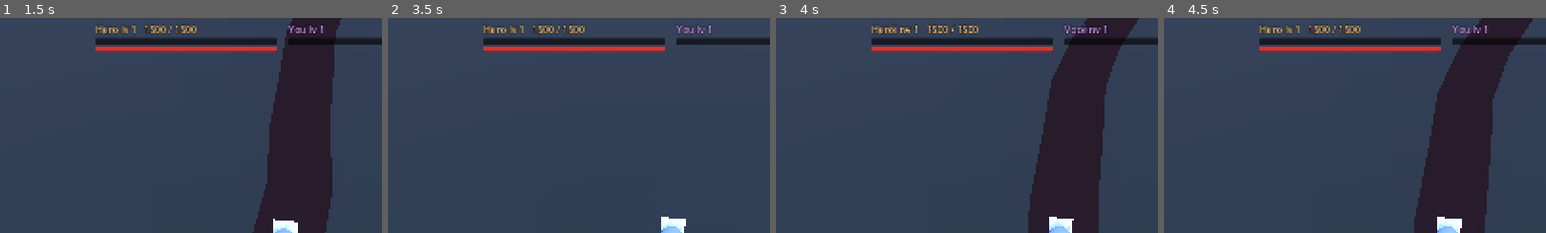
Above: before the commit, frames 1-4 (left to right).
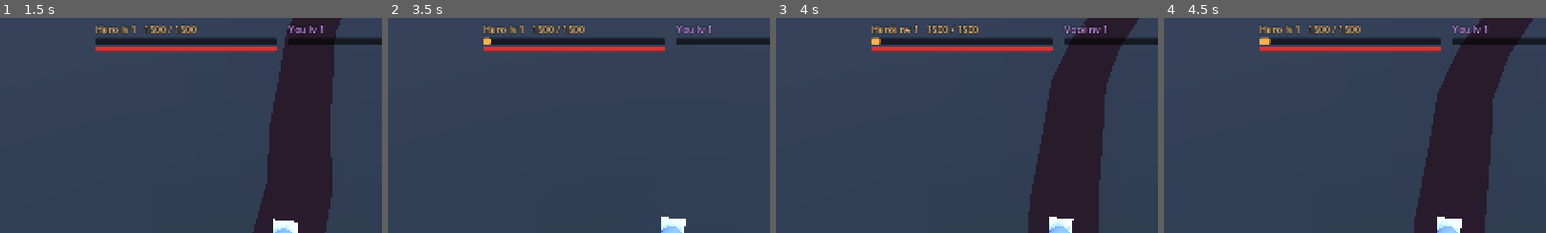
Above: after the commit, the same moments.

Repository: gabriellazycat/LastBoss
Game: Godot game, scene res://game/main.tscn
Same seed, same stepped clock (60 frames per second), same inputs: the game is played once before the commit and once after it.
Inputs (mouse positions are % of the whole screen's width and height, from its top left):
- Up to frame 1 (1.5 s): click (1, 8) at 0.52 s; click "Horda Muitas unidades baratas…" at 1.25 s
- Up to frame 2 (3.5 s): click "Português" at 2 s; click "English" at 2.75 s
- Up to frame 3 (4 s): click "Português" at 3.5 s
- Up to frame 4 (4.5 s): click "English" at 4.25 s
The pictures show only the part of the screen within x 13-63%, y 0-50%; the shares and areas given below are measured in that part.

Frame 1 is identical in both runs. In frame 2, less than 0.1% of the frame differs, in the area x 25-27%, y 8-13%; in frame 3, less than 0.1%; in frame 4, 0.1%, in the area x 25-28%, y 8-13%.

Commit message:
Bots Heurístico, Economista e Enxame; XP de treino do herói; ajustador automático
Co-Authored-By: Claude Opus 5.5 <noreply@anthropic.com>

Diff:
--- a/bots/player_bot.gd
+++ b/bots/player_bot.gd
@@ -25,6 +25,8 @@
 	next_t = sim.t + float(P.get("think_interval", 0.5))
 	if kind == "greedy":
 		_greedy(sim)
+	elif kind == "smart":
+		_smart(sim)
 	else:
 		_random(sim)
 
@@ -89,6 +91,131 @@
 						far = k
 			if far >= 0:
 				sim.teleport(far)
+
+
+# ---------------------------------------------------------------- perfil "smart" (Heurístico, Economista, Enxame)
+
+func _shrine_ahead(sim: Sim) -> Dictionary:
+	var look := float(P.get("shrine_lookahead", 0.0))
+	if look <= 0.0:
+		return {}
+	var h := Vector2(sim.hero.x, sim.hero.y)
+	for loc in sim.road.locations:
+		if loc["type"] == "shrine" and loc["state"] == SimRoad.LocState.ACTIVE and sim.road.is_on_route(loc):
+			if loc["entered"] or h.distance_to(loc["pos"]) < look:
+				return loc
+	return {}
+
+
+func _smart_value(sim: Sim, c: Sim.CardInst) -> float:
+	var d := c.def
+	var cost := sim.card_cost(c)
+	if d.category == "field" and cost > int(P.get("max_cost", 10)):
+		return -1.0
+	var v := float(cost) + d.rarity * 0.5
+	var h := sim.hero
+	match d.category:
+		"lair":
+			if sim.t < float(P.get("lair_until", 0)):
+				v += float(P.get("lair_bonus", 0.0))
+			else:
+				v -= 2.0
+		"route":
+			v -= 1.0
+		"finisher":
+			v += 6.0
+	if d.is_unit and d.arch == K.Arch.SWARM and h.hp_frac() > 0.85:
+		v -= float(P.get("xp_aversion", 0.0))
+	var combo := float(P.get("combo", 0.0))
+	if d.id == "goblin_dynamiter" and (h.slow_t > 0.0 or h.soaked_t > 0.0 or h.root_t > 0.0):
+		v += combo
+	if (d.id == "web" or d.id == "boiling_oil") and sim.elixir >= cost + 3:
+		for o in sim.hand:
+			if o and o.def.id == "goblin_dynamiter":
+				v += combo * 0.7
+	if d.id == "shadow_bolt" and h.shield_hp > 0.0:
+		v += 1.0
+	if d.id == "soul_feast" and not _feast_ok(sim):
+		return -1.0
+	return v
+
+
+func _smart(sim: Sim) -> void:
+	var shrine := _shrine_ahead(sim)
+	var counting: bool = shrine.size() > 0 and shrine["entered"]
+	if shrine.size() > 0 and not counting and sim.elixir < float(P.get("shrine_reserve", 0)):
+		return
+	for _n in 3:
+		var best := -1
+		var best_v := 0.0
+		for i in sim.hand.size():
+			var b := sim.can_play(i)
+			if b == K.Block.WRONG_PHASE or b == K.Block.STACK_LIMIT:
+				if sim.elixir < sim.elixir_max - 0.5 or sim.phase == K.Phase.ARENA:
+					sim.sacrifice(i)
+					return
+				continue
+			if b != K.Block.OK:
+				continue
+			var v := _smart_value(sim, sim.hand[i])
+			if v > best_v:
+				best_v = v
+				best = i
+		if best < 0:
+			break
+		var c: Sim.CardInst = sim.hand[best]
+		var pos := _smart_target(sim, c, shrine if counting else {})
+		if sim.play(best, pos.x, pos.y) != K.Block.OK:
+			break
+	if sim.phase == K.Phase.ARENA:
+		_smart_arena(sim)
+
+
+func _smart_target(sim: Sim, c: Sim.CardInst, shrine: Dictionary) -> Vector2:
+	var d := c.def
+	var h := Vector2(sim.hero.x, sim.hero.y)
+	if d.category != "field" or d.is_spell:
+		return _target(sim, c, false)
+	if sim.phase == K.Phase.ARENA:
+		var b := Vector2(sim.arena.bx, sim.arena.by)
+		return b + (h - b).normalized() * 3.5
+	if shrine.size() > 0:
+		var sp: Vector2 = shrine["pos"]
+		var v := sp - h
+		if v.length() < 3.5:
+			v = (v if v.length() > 0.1 else Vector2(1, 0)).normalized() * 4.0
+		return h + v
+	var face := Vector2(sim.hero.face_x, sim.hero.face_y)
+	var fwd := _forward(sim)
+	var behind := float(P.get("behind", 0.0))
+	match d.arch:
+		K.Arch.TANK:
+			return h + fwd * 5.0
+		K.Arch.STRUCTURE:
+			return h + fwd.rotated(rng.randf_range(-0.5, 0.5)) * 9.0
+		K.Arch.SHOOTER:
+			return h + (-face).rotated(rng.randf_range(-1.0, 1.0)) * 8.0
+	# Corpo a corpo: atrás do escudo frontal.
+	var dir := fwd.lerp(-face, behind).normalized()
+	if dir.length() < 0.1:
+		dir = -face
+	return h + dir.rotated(rng.randf_range(-0.6, 0.6)) * 4.5
+
+
+func _smart_arena(sim: Sim) -> void:
+	var A := sim.arena
+	var h := Vector2(sim.hero.x, sim.hero.y)
+	if h.distance_to(Vector2(A.bx, A.by)) < float(P.get("teleport_distance", 3.5)):
+		var far := -1
+		var fd := 0.0
+		for k in A.altar_pos.size():
+			if A.can_teleport(k):
+				var d := h.distance_to(A.altar_pos[k])
+				if d > fd:
+					fd = d
+					far = k
+		if far >= 0:
+			sim.teleport(far)
 
 
 func _feast_ok(sim: Sim) -> bool:
@@ -153,7 +280,7 @@
 
 func _pick_offer(sim: Sim) -> int:
 	var opts: Array = sim.offers[0]["options"]
-	if kind != "greedy":
+	if kind == "random":
 		return rng.randi_range(0, opts.size() - 1)
 	var best := 0
 	var bv := -INF
@@ -165,10 +292,30 @@
 				var c: CardDef = sim.data.card(o["id"])
 				v = c.cost + c.rarity * 2.0
 				if c.category == "finisher":
-					v -= 2.0
+					v -= 2.0 if kind == "greedy" else 2.0 - 3.0 * float(P.get("finisher_pick", 0.0)) * (1.0 if _count(sim, "finisher") < 2 else -1.0)
+				if c.category == "lair":
+					v += float(P.get("lair_bonus", 0.0)) * 0.5
+				if c.category == "field" and sim.card_cost(_tmp_inst(c)) > int(P.get("max_cost", 10)):
+					v -= 10.0
 			"mod":
 				v = 3.0
+				if kind == "smart" and o["mod"] == "shadowy":
+					v += float(P.get("xp_aversion", 0.0)) * 2.0
 		if v > bv:
 			bv = v
 			best = k
 	return best
+
+
+func _count(sim: Sim, cat: String) -> int:
+	var n := 0
+	for ci in sim.cards:
+		if ci.def.category == cat:
+			n += 1
+	return n
+
+
+func _tmp_inst(c: CardDef) -> Sim.CardInst:
+	var ci := Sim.CardInst.new()
+	ci.def = c
+	return ci
--- /dev/null
+++ b/data/bots/economist.json
@@ -0,0 +1,15 @@
+{
+ "id": "economist",
+ "kind": "smart",
+ "think_interval": 0.25,
+ "max_cost": 10,
+ "lair_bonus": 8.0,
+ "lair_until": 900,
+ "shrine_reserve": 0,
+ "shrine_lookahead": 0.0,
+ "behind": 0.5,
+ "combo": 1.0,
+ "xp_aversion": 0.5,
+ "teleport_distance": 3.5,
+ "finisher_pick": 0.5
+}
--- /dev/null
+++ b/data/bots/heuristic.json
@@ -0,0 +1,15 @@
+{
+ "id": "heuristic",
+ "kind": "smart",
+ "think_interval": 0.25,
+ "max_cost": 10,
+ "lair_bonus": 2.0,
+ "lair_until": 300,
+ "shrine_reserve": 7,
+ "shrine_lookahead": 45.0,
+ "behind": 1.0,
+ "combo": 3.0,
+ "xp_aversion": 1.5,
+ "teleport_distance": 3.5,
+ "finisher_pick": 1.0
+}
--- /dev/null
+++ b/data/bots/swarm.json
@@ -0,0 +1,15 @@
+{
+ "id": "swarm",
+ "kind": "smart",
+ "think_interval": 0.25,
+ "max_cost": 3,
+ "lair_bonus": 0.0,
+ "lair_until": 0,
+ "shrine_reserve": 0,
+ "shrine_lookahead": 0.0,
+ "behind": 0.3,
+ "combo": 0.5,
+ "xp_aversion": 0.0,
+ "teleport_distance": 3.5,
+ "finisher_pick": 0.2
+}
--- a/data/rules.json
+++ b/data/rules.json
@@ -22,7 +22,8 @@
  "hero_xp": {
   "per_elixir": 20,
   "level2": 100,
-  "growth": 0.15
+  "growth": 0.15,
+  "passive_per_s": 1.8
  },
  "player_xp": {
   "first_level": 900,
@@ -183,7 +184,11 @@
   ],
   "deck_spread_max": 0.05,
   "card_in_wins_max": 0.7,
-  "elixir_waste_max": 0.1
+  "elixir_waste_max": 0.1,
+  "player_levels": [
+   8,
+   12
+  ]
  },
  "units": {
   "retreat_speed": 0.55
--- a/sim/sim.gd
+++ b/sim/sim.gd
@@ -158,6 +158,11 @@
 	if road.complete and hero.s >= road.length() - 1.5:
 		enter_arena()
 		return
+	var pxp := float(R["hero_xp"].get("passive_per_s", 0.0))
+	if pxp > 0.0:
+		hero.xp += pxp * dt
+		if hero.xp >= hero.xp_needed():
+			hero_gain_xp(0.0001)
 	ritual_mult = 1.0
 	bridge_active = false
 	hero.leash_mult = 1.0
@@ -476,7 +481,7 @@
 	if v <= 0.0:
 		return
 	hero.xp += v
-	if contract.size() > 0 and contract["goal"]["kind"] == "damage_no_xp":
+	if v >= 0.01 and contract.size() > 0 and contract["goal"]["kind"] == "damage_no_xp":
 		contract["progress"] = 0.0
 	while hero.xp >= hero.xp_needed():
 		hero.xp -= hero.xp_needed()
Not shown, changed: ARQUITETURA.md
